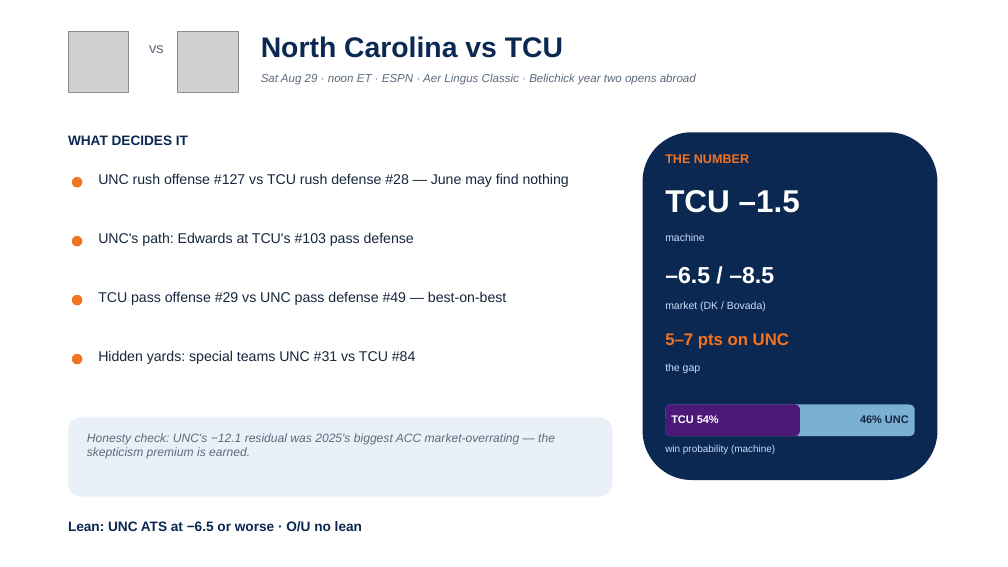
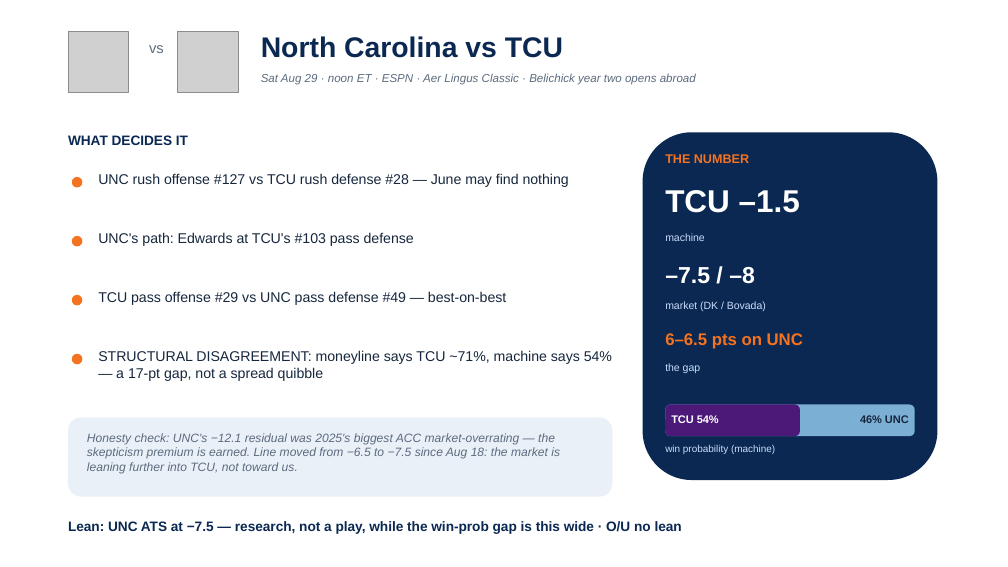
Before and after one commit to lucasalvarezflorida-lab/ncaa-fbs-analytics, a slide deck: slide 2 of decks/2026_Week0_Episode1.pptx. Drawn at 1008x567 pixels with LibreOffice and Linux fonts; fonts in the diff are those of the drawing; grey boxes stand for pictures. Boxes give left, top, right and bottom in pixels: in the first picture for what was removed or moved away, otherwise in the second. Text is boxed around its words. In the diff, an @@ line names an element or a change of style, - is before the commit and + after.

```diff
--- a/decks/2026_Week0_Episode1.pptx
+++ b/decks/2026_Week0_Episode1.pptx
@@ text at [665, 267, 755, 284]: text changed @@
-–6.5 / –8.5
+–7.5 / –8
@@ text at [98, 350, 612, 381]: text changed @@
-Hidden yards: special teams UNC #31 vs TCU #84
+STRUCTURAL DISAGREEMENT: moneyline says TCU ~71%, machine says 54% — a 17-pt gap, not a spread quibble
@@ text at [665, 333, 803, 349]: text changed @@
-5–7 pts on UNC
+6–6.5 pts on UNC
@@ text at [87, 433, 560, 473]: text changed @@
-Honesty check: UNC's −12.1 residual was 2025's biggest ACC market-overrating — the skepticism premium is earned.
+Honesty check: UNC's −12.1 residual was 2025's biggest ACC market-overrating — the skepticism premium is earned. Line moved from −6.5 to −7.5 since Aug 18: the market is leaning further into TCU, not toward us.
@@ text at [68, 521, 682, 534]: text changed @@
-Lean: UNC ATS at −6.5 or worse · O/U no lean
+Lean: UNC ATS at −7.5 — research, not a play, while the win-prob gap is this wide · O/U no lean
```
Also in this commit, not shown: 4 other slides changed, 4 slides added, 1 other file.
